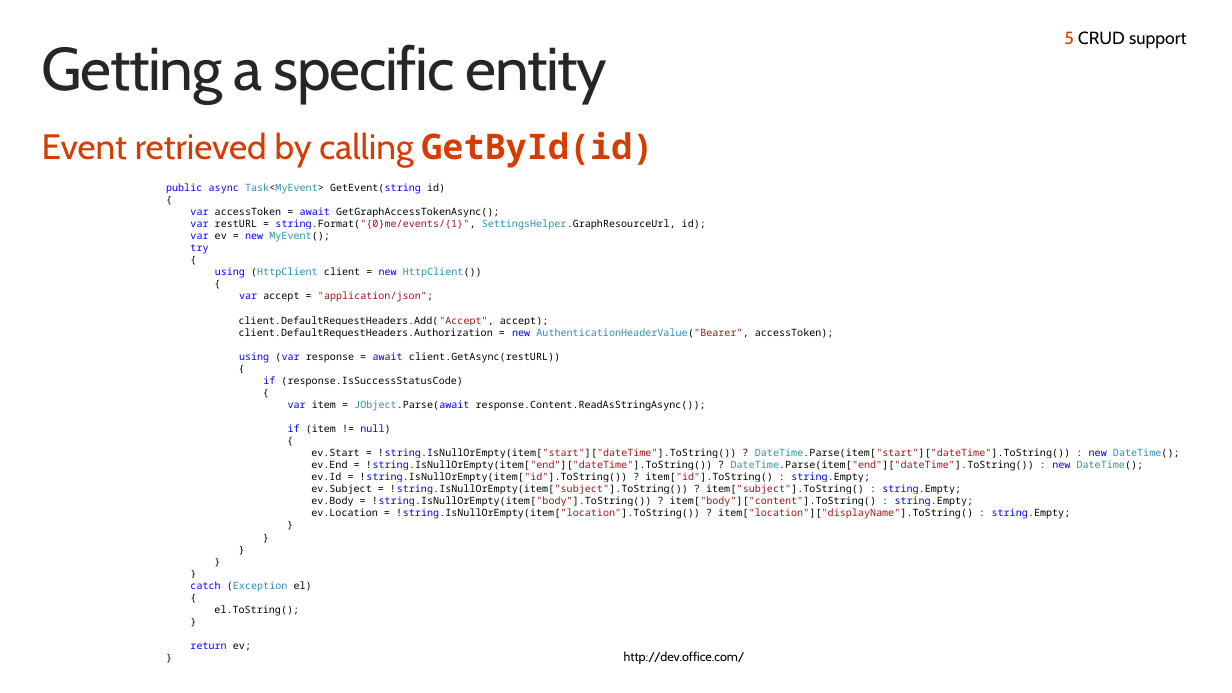
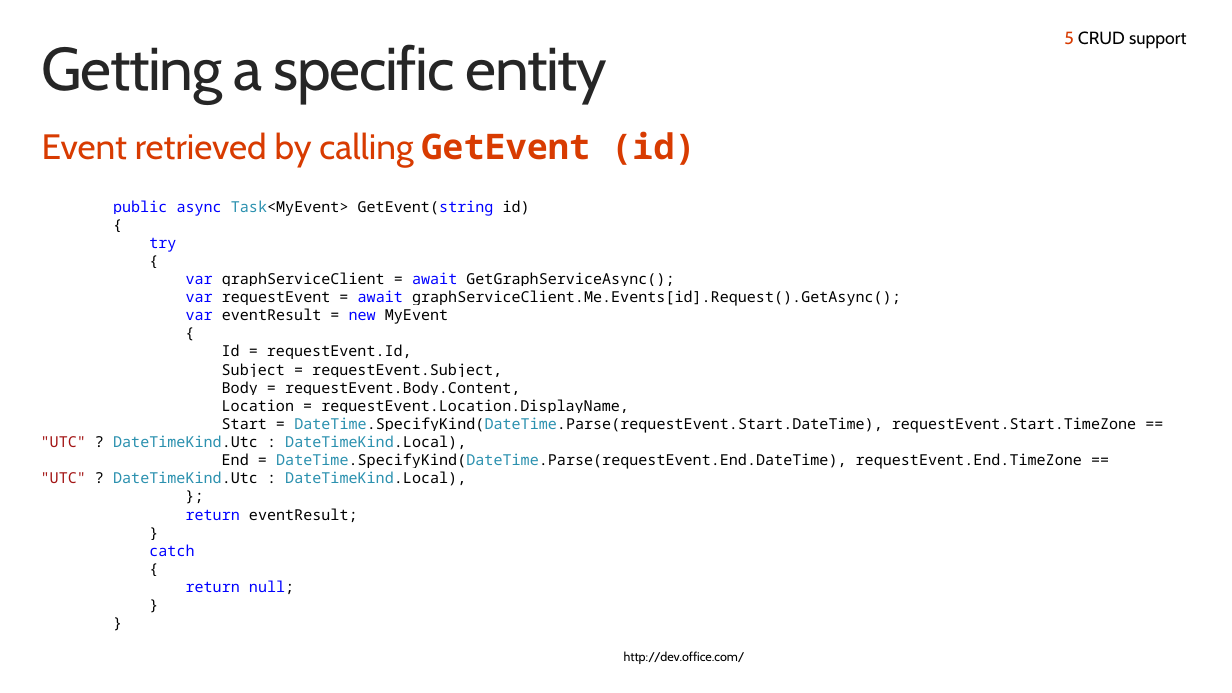
Before and after one commit to fabbbiob/TrainingContent, a slide deck: slide 9 of O3653/O3653-13 Deep Dive into Office 365 APIs for Calendar/O3653-13 Deep Dive into Office 365 APIs for Calendar.pptx. Drawn at 1232x693 pixels with LibreOffice and Linux fonts; fonts in the diff are those of the drawing; background and template pictures are left out. Boxes give left, top, right and bottom in pixels: in the first picture for what was removed or moved away, otherwise in the second. Text is boxed around its words. In the diff, an @@ line names an element or a change of style, - is before the commit and + after.

```diff
--- a/O3653/O3653-13 Deep Dive into Office 365 APIs for Calendar/O3653-13 Deep Dive into Office 365 APIs for Calendar.pptx
+++ b/O3653/O3653-13 Deep Dive into Office 365 APIs for Calendar/O3653-13 Deep Dive into Office 365 APIs for Calendar.pptx
@@ text at bbox=[42, 131, 695, 168]: text changed @@
-Event retrieved by calling GetById(id)
+Event retrieved by calling GetEvent (id)
@@ text "public async Task<MyEvent> GetEvent(string id)": place and size @@
-text "public async Task<MyEvent> GetEvent(string id)" at bbox=[166, 183, 1180, 651]
+text "public async Task<MyEvent> GetEvent(string id)" at bbox=[41, 200, 1136, 594]
@@ text at bbox=[113, 200, 530, 252]: size 8 to 12 pt in "public async Task<MyEvent> GetEvent(string id)", "{", "try", "{" and 4 more places; text colour #2B91AF to #000000 in "Task<MyEvent>" @@
@@ text at bbox=[190, 207, 706, 242]: paragraphs removed @@
-var accessToken = await GetGraphAccessTokenAsync();
-var restURL = string.Format("{0}me/events/{1}", SettingsHelper.GraphResourceUrl, id);
-var ev = new MyEvent();
@@ text at bbox=[186, 272, 901, 324]: text changed; size 8 to 12 pt; text colour #2B91AF to #000000 @@
-using (HttpClient client = new HttpClient())
+var graphServiceClient = await GetGraphServiceAsync();
+var requestEvent = await graphServiceClient.Me.Events[id].Request().GetAsync();
+var eventResult = new MyEvent
@@ text at bbox=[41, 344, 1136, 556]: text changed; size 8 to 12 pt @@
-var accept = "application/json";
-client.DefaultRequestHeaders.Add("Accept", accept);
-client.DefaultRequestHeaders.Authorization = new AuthenticationHeaderValue("Bearer", accessToken);
-using (var response = await client.GetAsync(restURL))
+Id = requestEvent.Id,
+Subject = requestEvent.Subject,
+Body = requestEvent.Body.Content,
+Location = requestEvent.Location.DisplayName,
+Start = DateTime.SpecifyKind(DateTime.Parse(requestEvent.Start.DateTime), requestEvent.Start.TimeZone == "UTC" ? DateTimeKind.Utc : DateTimeKind.Local),
+End = DateTime.SpecifyKind(DateTime.Parse(requestEvent.End.DateTime), requestEvent.End.TimeZone == "UTC" ? DateTimeKind.Utc : DateTimeKind.Local),
+};
+return eventResult;
+}
+catch
@@ text at bbox=[186, 580, 294, 594]: text changed; size 8 to 12 pt; text colour #000000 to #0000FF @@
-if (response.IsSuccessStatusCode)
-{
-var item = JObject.Parse(await response.Content.ReadAsStringAsync());
-if (item != null)
-{
-ev.Start = !string.IsNullOrEmpty(item["start"]["dateTime"].ToString()) ? DateTime.Parse(item["start"]["dateTime"].ToString()) : new DateTime();
-ev.End = !string.IsNullOrEmpty(item["end"]["dateTime"].ToString()) ? DateTime.Parse(item["end"]["dateTime"].ToString()) : new DateTime();
-ev.Id = !string.IsNullOrEmpty(item["id"].ToString()) ? item["id"].ToString() : string.Empty;
-ev.Subject = !string.IsNullOrEmpty(item["subject"].ToString()) ? item["subject"].ToString() : string.Empty;
-ev.Body = !string.IsNullOrEmpty(item["body"].ToString()) ? item["body"]["content"].ToString() : string.Empty;
-ev.Location = !string.IsNullOrEmpty(item["location"].ToString()) ? item["location"]["displayName"].ToString() : string.Empty;
+return null;
@@ text at bbox=[190, 581, 312, 651]: paragraphs removed @@
-}
-}
-}
-catch (Exception el)
-{
-el.ToString();
-}
-return ev;
-}
```
Also in this commit, not shown: 3 other slides changed, 23 other files.
